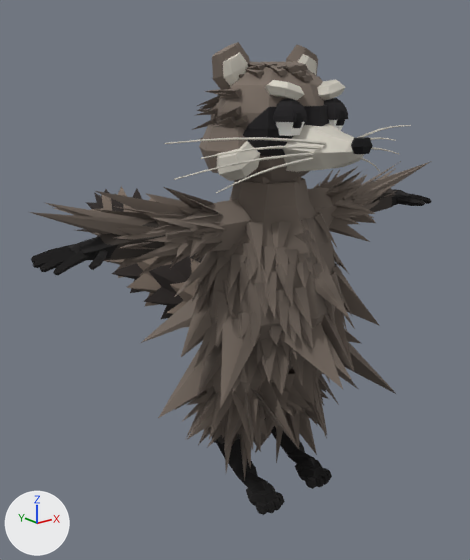
What one commit did to the glTF model models/raccoon_lo.glb.
Camera for both pictures: a 50 mm lens placed at (-1.028, -1.153, 1.041), pointed at (0.067, 0.216, 0.494). Arrows for +X, +Y and +Z are at lower left; the lights stay in place. The older version comes first. Vertices at exactly the same position are counted once.

The older version as bpy lines, for what is in view:
```python
me_raccoon_lo = bpy.data.meshes.new('raccoon_lo')
me_raccoon_lo.from_pydata(...)  # 7000 vertices, 12218 faces; spans x -0.596..0.583, y -0.29..0.891, z 0.005..1.111
me_raccoon_lo.materials.append(mat_fur)
me_raccoon_lo.materials.append(mat_light)
me_raccoon_lo.materials.append(mat_dark)
me_raccoon_lo.materials.append(mat_paw)
me_raccoon_lo.materials.append(mat_eye)
me_raccoon_lo.materials.append(mat_pupil)
me_raccoon_lo.materials.append(mat_limb)
me_raccoon_lo.materials.append(mat_tan)
me_raccoon_lo.materials.append(mat_ring)
ob_raccoon_lo = bpy.data.objects.new('raccoon_lo', me_raccoon_lo)
ob_raccoon_lo.location = (0.0, 0.0, 0.0)
```
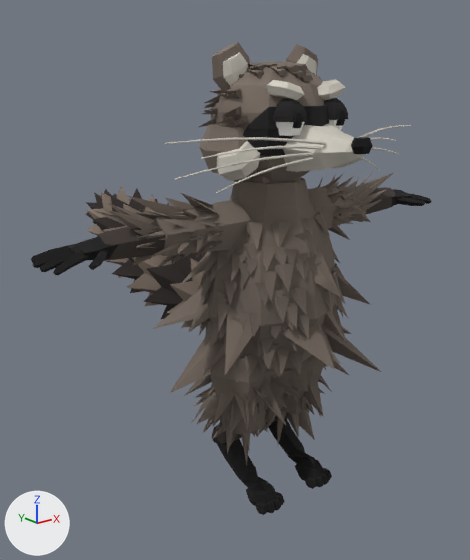
The change, as JSON lines over the scene's bpy script:
```json
{"block": "me_raccoon_lo", "where": "# used by ob_raccoon_lo; location = (0.0, 0.0, 0.0)"}
{"op": "remove", "block": "me_raccoon_lo", "code": "me_raccoon_lo.from_pydata(...)  # 7000 vertices, 12218 faces; spans x -0.596..0.583, y -0.29..0.891, z 0.005..1.111"}
{"op": "add", "block": "me_raccoon_lo", "code": "me_raccoon_lo.from_pydata(...)  # 7000 vertices, 12218 faces; spans x -0.583..0.583, y -0.29..0.891, z 0.005..1.111"}
{"block": "me_raccoon_lo", "change": "me_raccoon_lo part 1: 763 of 7000 vertices moved; they spanned x -0.596..0.565, y -0.277..0.288, z 0.015..1.074 and now span x -0.435..0.419, y -0.252..0.258, z 0.077..1.071; mean shift (0.0, -0.002, 0.012); largest move (0.565, -0.053, 0.814) -> (0.403, -0.049, 0.796)"}
{"block": "me_raccoon_lo", "change": "me_raccoon_lo part 2: 1635 kept faces spanning x -0.435..0.419, y -0.252..0.258, z 0.077..1.071 get new vertex colours; the middle colour goes from light grey #d5d5d5 to light grey #d6d6d6"}
```

What differs and where, as boxes [x1, y1, x2, y2] in the pictures (470 x 560 px; the box of a moved part takes in the faces that stretch with it):
```json
{"object": "raccoon_lo", "change": "reshaped", "before": [29, 42, 432, 515], "after": [31, 42, 432, 515]}
{"part": 1, "of": "me_raccoon_lo", "change": "moved or reshaped", "before": [29, 61, 432, 480], "after": [95, 62, 393, 465]}
{"part": 2, "of": "me_raccoon_lo", "change": "edited", "before": [124, 63, 382, 455], "after": [124, 63, 382, 455], "on screen": "looks the same"}
```
